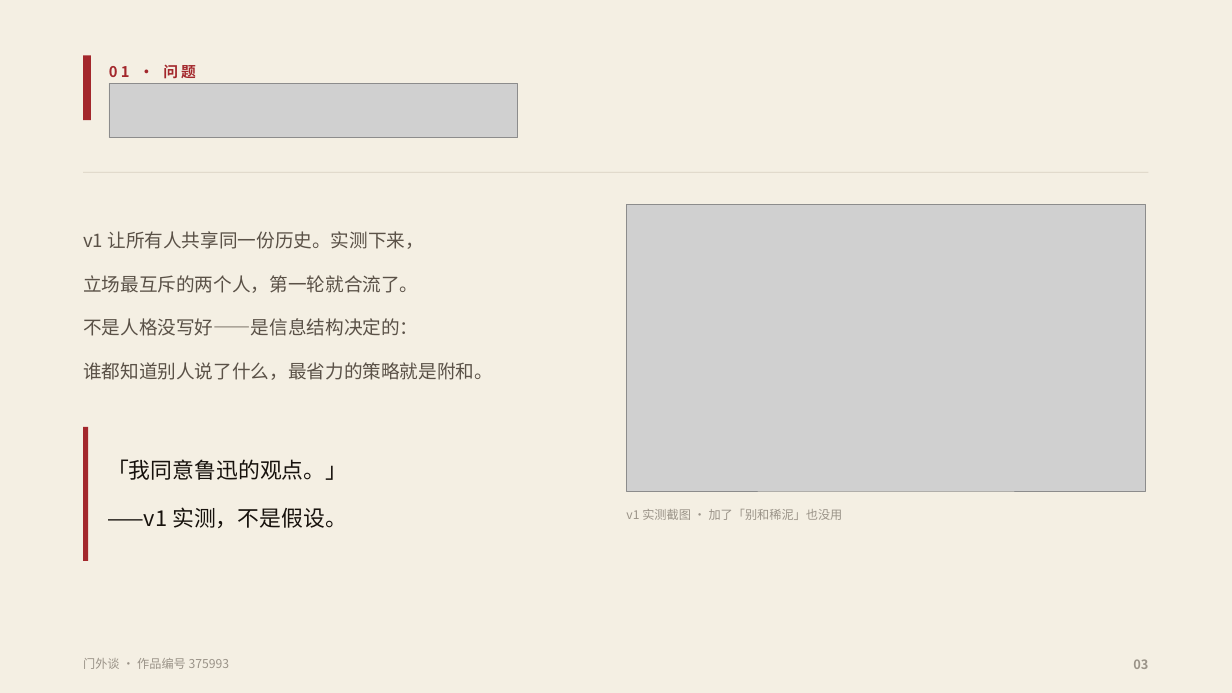
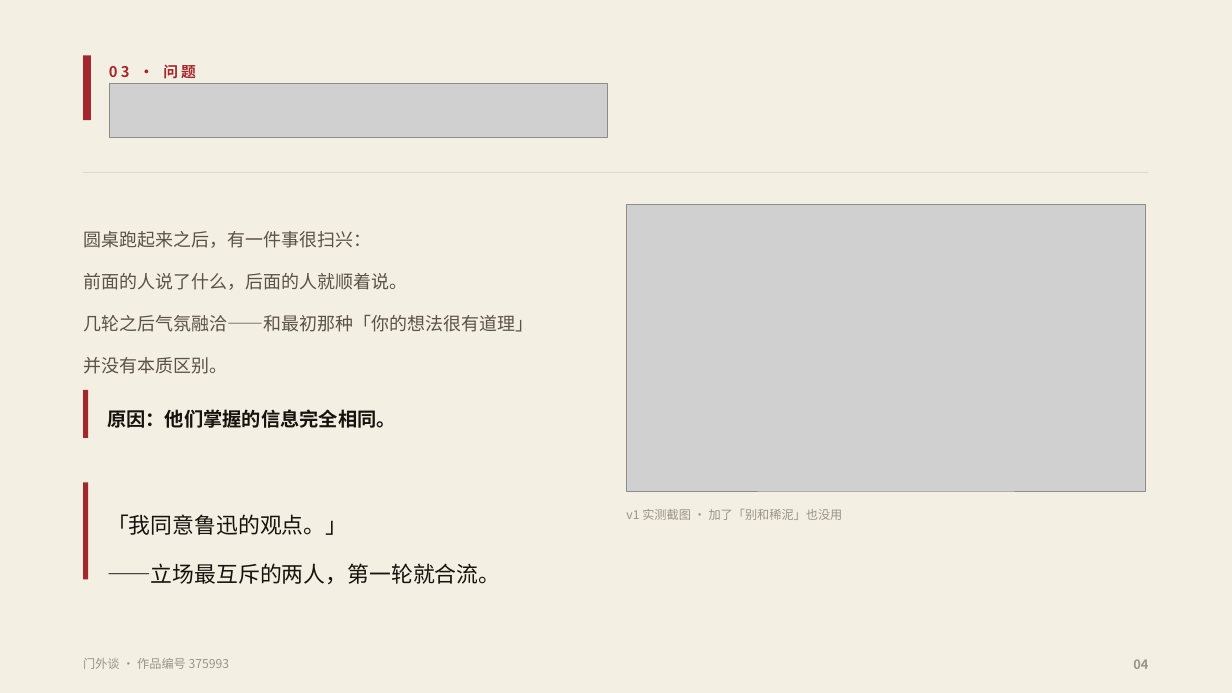
Before and after one commit to fsh114514/menwaitan, a slide deck: slide 4 of competition/答辩PPT.pptx (slide 3 before the commit). Drawn at 1232x693 pixels with LibreOffice and Linux fonts; fonts in the diff are those of the drawing; grey boxes stand for pictures. Boxes give left, top, right and bottom in pixels: in the first picture for what was removed or moved away, otherwise in the second. Text is boxed around its words. In the diff, an @@ line names an element or a change of style, - is before the commit and + after.

```diff
--- a/competition/答辩PPT.pptx
+++ b/competition/答辩PPT.pptx
@@ picture resized from (x1=109, y1=83, x2=518, y2=138) to (x1=109, y1=83, x2=607, y2=138) @@
@@ text at (x1=109, y1=64, x2=196, y2=79): text changed @@
-01 · 问题
+03 · 问题
@@ text at (x1=83, y1=231, x2=533, y2=374): text changed; size 14.5 to 14 pt @@
-v1 让所有人共享同一份历史。实测下来，
-立场最互斥的两个人，第一轮就合流了。
-不是人格没写好——是信息结构决定的：
-谁都知道别人说了什么，最省力的策略就是附和。
+圆桌跑起来之后，有一件事很扫兴：
+前面的人说了什么，后面的人就顺着说。
+几轮之后气氛融洽——和最初那种「你的想法很有道理」
+并没有本质区别。
@@ rectangle added at (x1=83, y1=390, x2=89, y2=438), fill #A3272C @@
@@ text added at (x1=107, y1=409, x2=396, y2=428), 15 pt, text #17120D, bold @@
+原因：他们掌握的信息完全相同。
@@ rectangle resized from (x1=83, y1=427, x2=89, y2=561) to (x1=83, y1=482, x2=89, y2=579) @@
@@ text "「我同意鲁迅的观点。」" moved from (x1=107, y1=459, x2=347, y2=528) to (x1=107, y1=514, x2=500, y2=584) @@
@@ text at (x1=107, y1=563, x2=500, y2=584): text changed @@
-——v1 实测，不是假设。
+——立场最互斥的两人，第一轮就合流。
@@ text at (x1=1133, y1=659, x2=1148, y2=669): text changed @@
-03
+04
```
Also in this commit, not shown: 9 other slides changed, 1 slide added, 8 other files.
